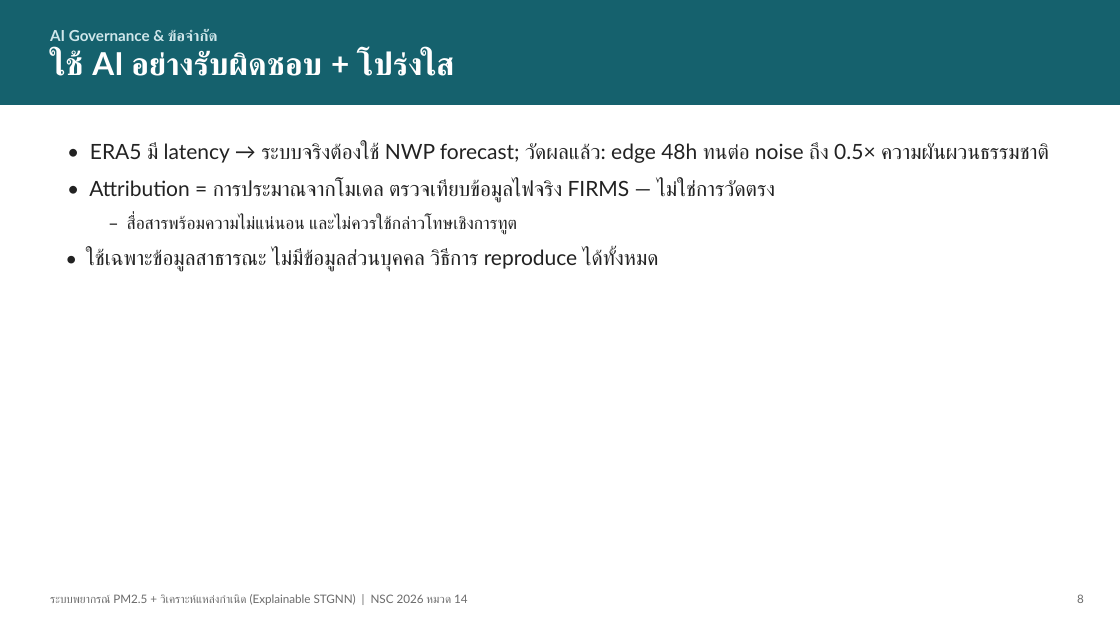
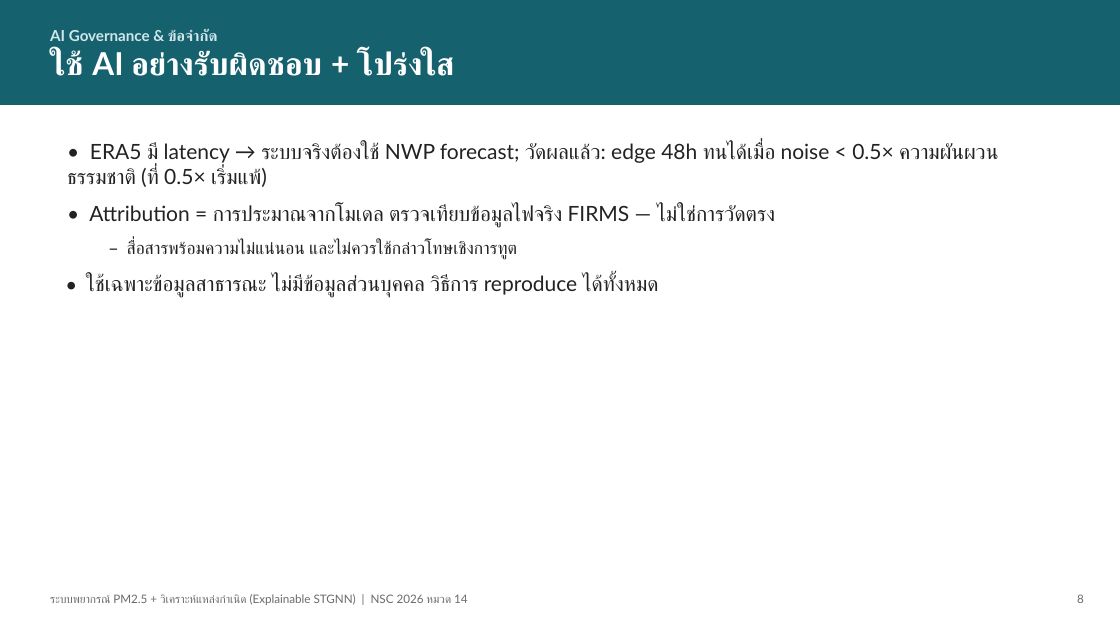
Before and after one commit to 67160366/pm25-stgnn-thailand, a slide deck: slide 8 of outputs/pitch/pitch_deck_aicamp.pptx. Drawn at 1120x630 pixels with LibreOffice and Linux fonts; fonts in the diff are those of the drawing. Boxes give left, top, right and bottom in pixels: in the first picture for what was removed or moved away, otherwise in the second. Text is boxed around its words. In the diff, an @@ line names an element or a change of style, - is before the commit and + after.

```diff
--- a/outputs/pitch/pitch_deck_aicamp.pptx
+++ b/outputs/pitch/pitch_deck_aicamp.pptx
@@ text at box(90, 143, 998, 187): text changed @@
-• ERA5 มี latency → ระบบจริงต้องใช้ NWP forecast; วัดผลแล้ว: edge 48h ทนต่อ noise ถึง 0.5× ความผันผวนธรรมชาติ
+• ERA5 มี latency → ระบบจริงต้องใช้ NWP forecast; วัดผลแล้ว: edge 48h ทนได้เมื่อ noise < 0.5× ความผันผวนธรรมชาติ (ที่ 0.5× เริ่มแพ้)
```
Also in this commit, not shown: 3 other files.
